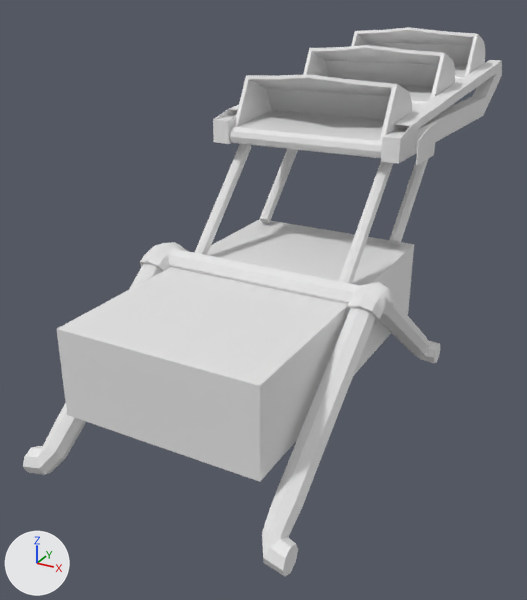
Renders of the OBJ model Software/ROS2/src/website/public/models/lunabot_base.obj from each side of a commit.
One viewpoint serves both versions: a camera (50 mm lens) standing at (3.81, -6.84, 3.66) and looking at (-0.49, 0.98, -0.26). Arrows for +X, +Y and +Z are at lower left; the lights stay in place. Where no turn or scale is listed for an object, it has been applied to the vertices.
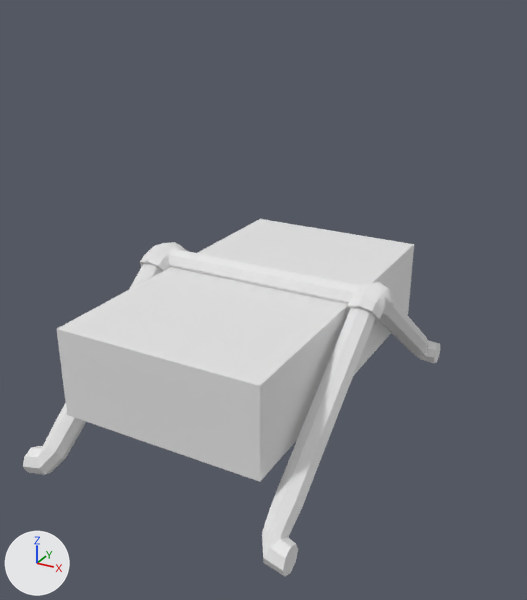
Where the change shows, as pixel boxes [x1, y1, x2, y2] in the pictures (527 x 600 px):
'Cube.004', deleted: before [234, 74, 412, 141]
'Cube.002', deleted: before [303, 45, 455, 104]
'Cube.001', deleted: before [230, 78, 460, 158]
'Cube.005', deleted: before [214, 60, 502, 163]
'Cube.003', deleted: before [351, 27, 485, 79]
'Cylinder.002', deleted: before [194, 144, 393, 284]
'Cylinder.003', deleted: before [260, 149, 429, 245]
'Cube.006', deleted: before [213, 106, 420, 164]
'Cube.007', deleted: before [227, 115, 437, 166]

The edits, one by one:
Object 'Cube.001' (ob_cube_001) is deleted.
Object 'Cube.002' (ob_cube_002) is deleted.
Object 'Cube.003' (ob_cube_003) is deleted.
Object 'Cube.004' (ob_cube_004) is deleted.
Object 'Cube.005' (ob_cube_005) is deleted.
Object 'Cube.006' (ob_cube_006) is deleted.
Object 'Cube.007' (ob_cube_007) is deleted.
Object 'Cylinder.002' (ob_cylinder_002) is deleted.
Object 'Cylinder.003' (ob_cylinder_003) is deleted.
